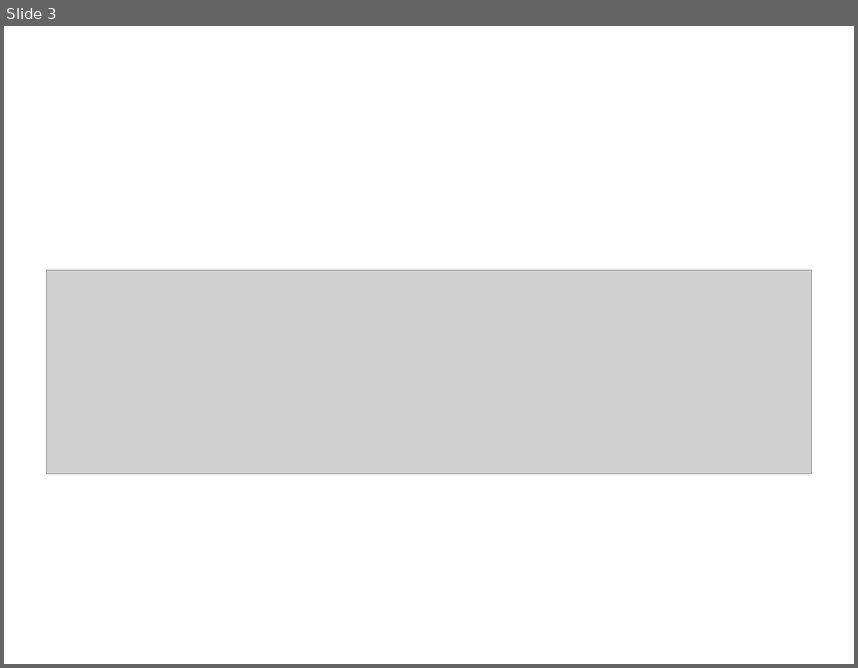
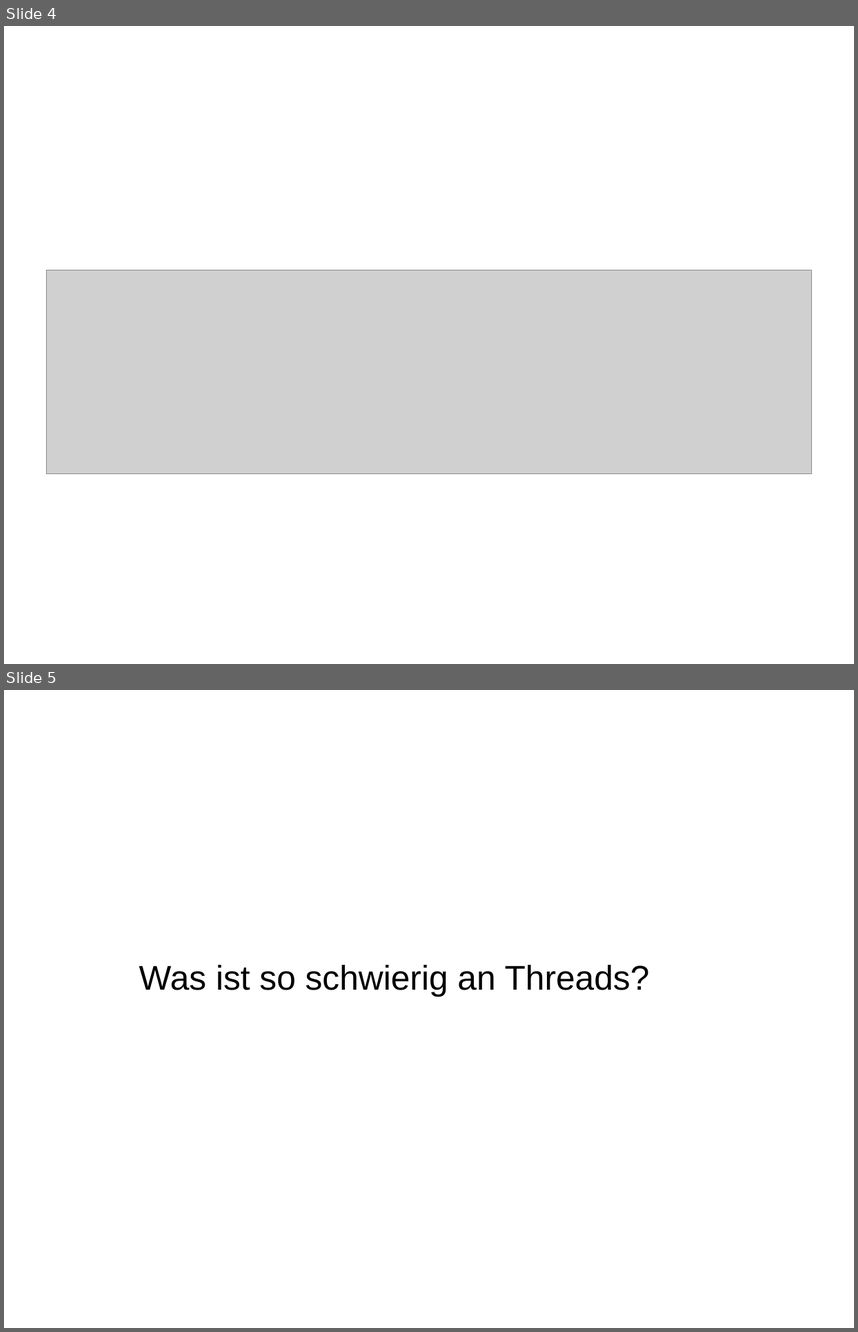
Before and after one commit to niner/HybridThreads, a slide deck: Präsentation.odp. Shown one above the other, each under a label of ours: slide 3 before the commit, slides 4 and 5 after it. The pictures are 858x668 and 858x1332 pixels, drawn with LibreOffice and Linux fonts; fonts in the diff are those of the drawing; grey boxes stand for pictures. Boxes give left, top, right and bottom in pixels: in the first picture for what was removed or moved away, otherwise in the second. Text is boxed around its words. In the diff, an @@ line names an element or a change of style, - is before the commit and + after.

```diff
--- a/Präsentation.odp
+++ b/Präsentation.odp
@@ slide 5 added at (4, 690, 854, 1328), background #FFFFFF @@
@@ text added at (139, 965, 650, 996), 32 pt, text #000000 @@
+Was ist so schwierig an Threads?
@@ what was slide 3 is now slide 4 @@
```
Also in this commit, not shown: 6 other slides added, 2 slides removed, 2 other files.
